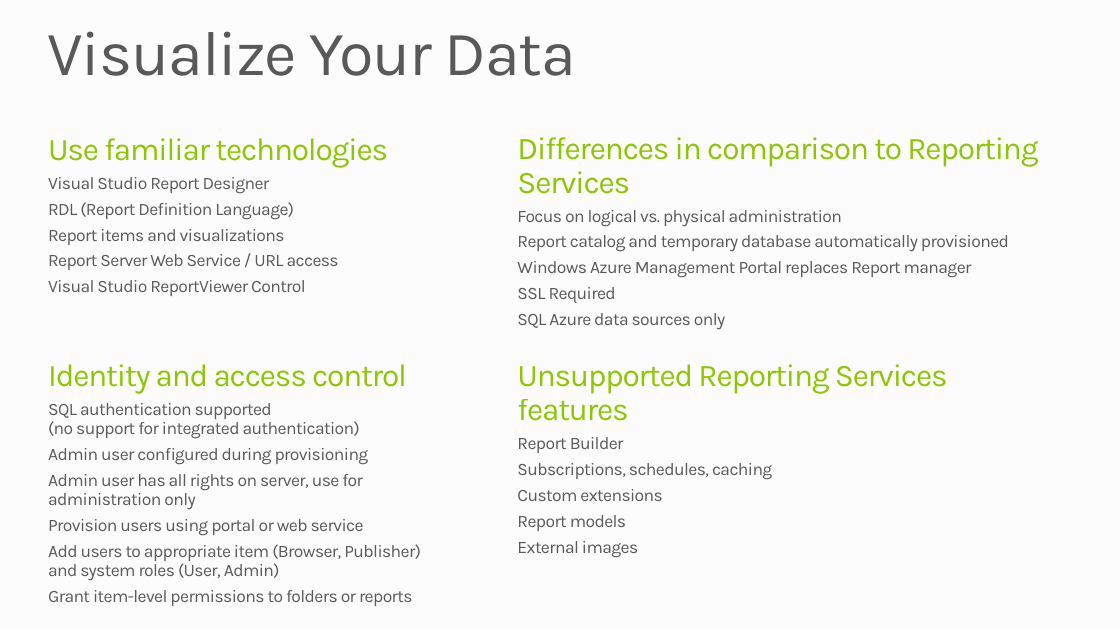
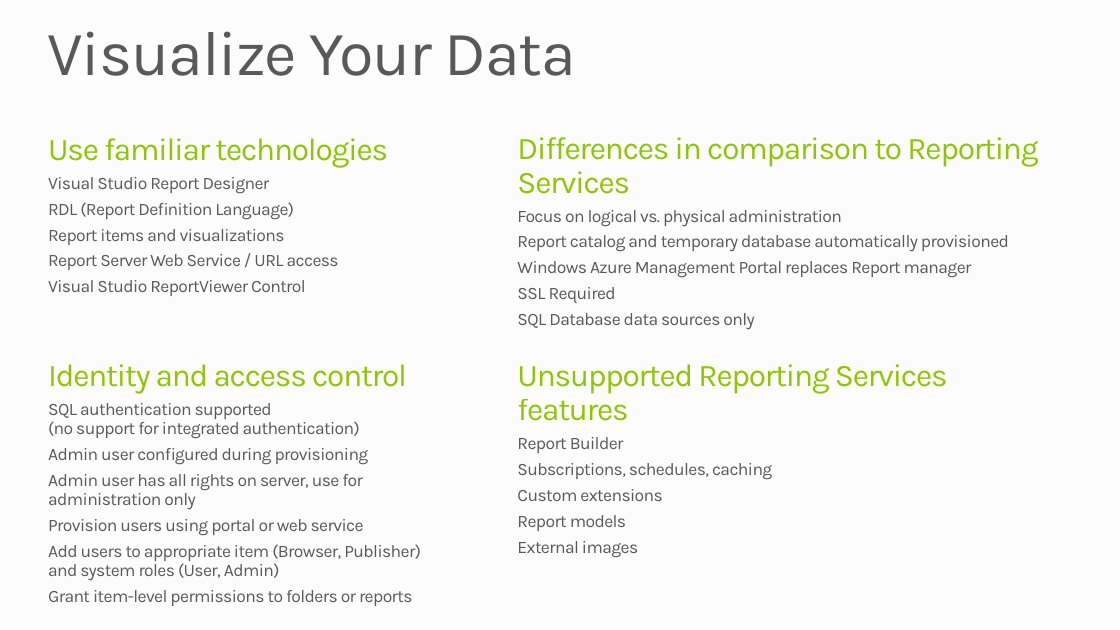
Before and after one commit to mwasham/WATK-Presentations, a slide deck: slide 23 of WindowsAzureSQLDatabase/WindowsAzureSQLDatabase.pptx. Drawn at 1120x630 pixels with LibreOffice and Linux fonts; fonts in the diff are those of the drawing. Boxes give left, top, right and bottom in pixels: in the first picture for what was removed or moved away, otherwise in the second. Text is boxed around its words. In the diff, an @@ line names an element or a change of style, - is before the commit and + after.

Commit message:
renamed the sql azure folders and updated the decks to replace SQL Azure with SQL Database

```diff
--- a/WindowsAzureSQLDatabase/WindowsAzureSQLDatabase.pptx
+++ b/WindowsAzureSQLDatabase/WindowsAzureSQLDatabase.pptx
@@ text at (517, 313, 754, 330): text changed @@
-  SQL Azure data sources only
+  SQL Database data sources only
```
Also in this commit, not shown: 20 other slides changed, 9 other files.
